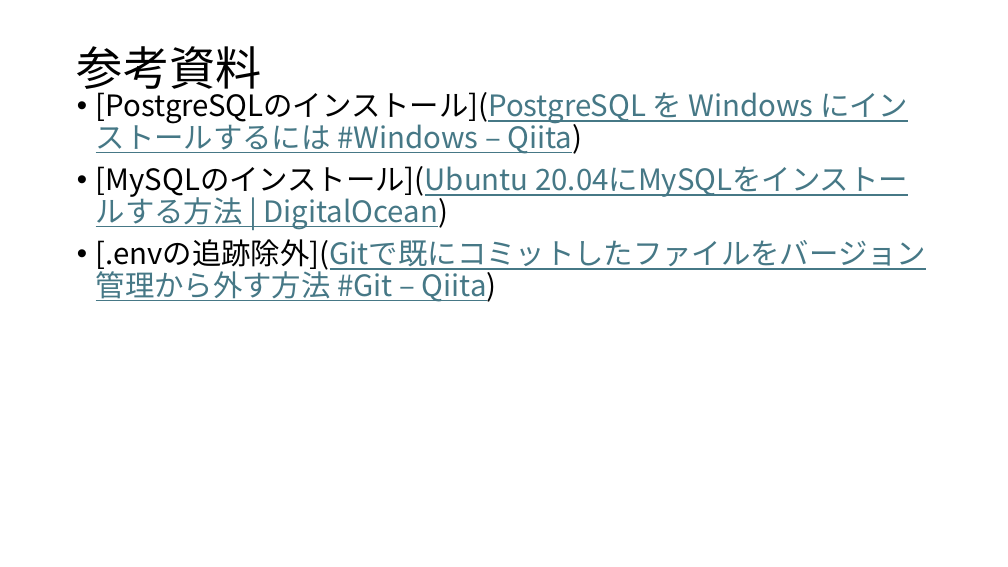
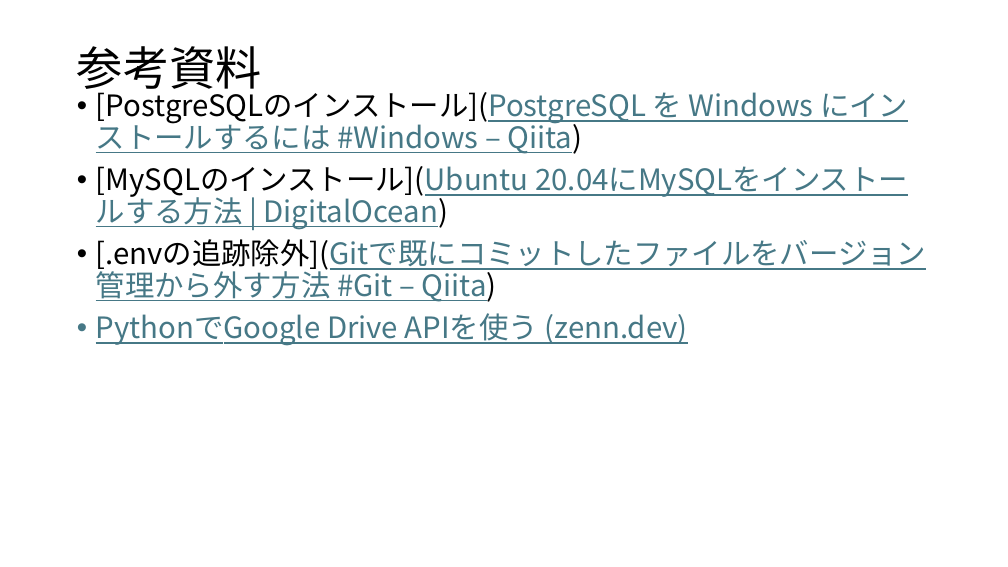
Before and after one commit to matsuri002/Gaedening_Diary, a slide deck: slide 6 of 栽培管理アプリ.pptx. Drawn at 1008x567 pixels with LibreOffice and Linux fonts; fonts in the diff are those of the drawing. Boxes give left, top, right and bottom in pixels: in the first picture for what was removed or moved away, otherwise in the second. Text is boxed around its words. In the diff, an @@ line names an element or a change of style, - is before the commit and + after.

```diff
--- a/栽培管理アプリ.pptx
+++ b/栽培管理アプリ.pptx
@@ text at box(96, 313, 687, 346): paragraph added @@
+• PythonでGoogle Drive APIを使う (zenn.dev)
```
Also in this commit, not shown: 1 slide added.
